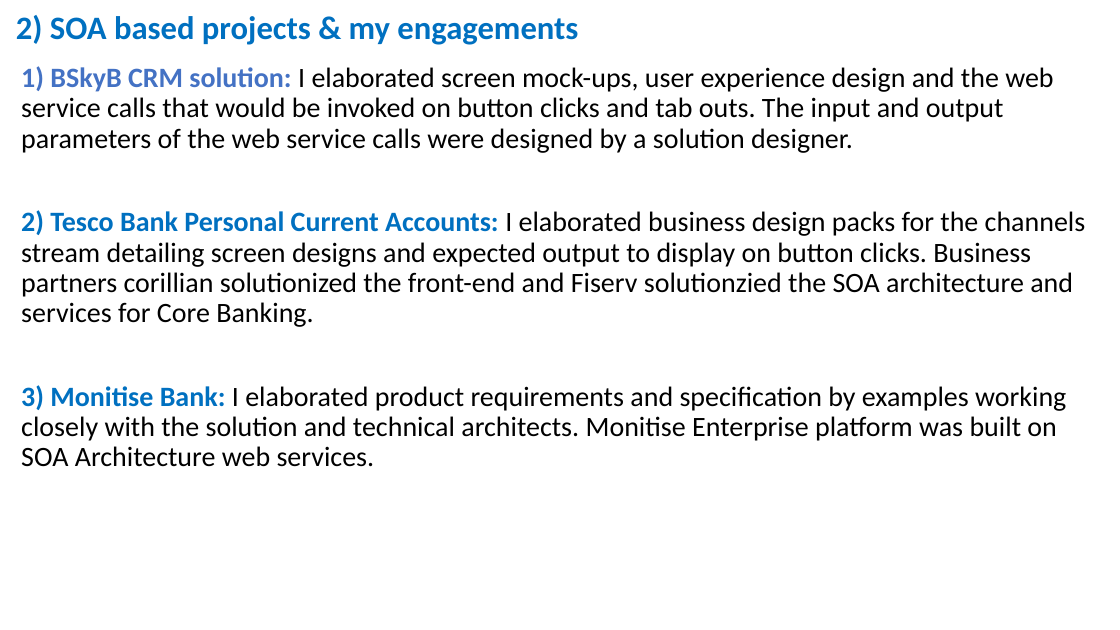
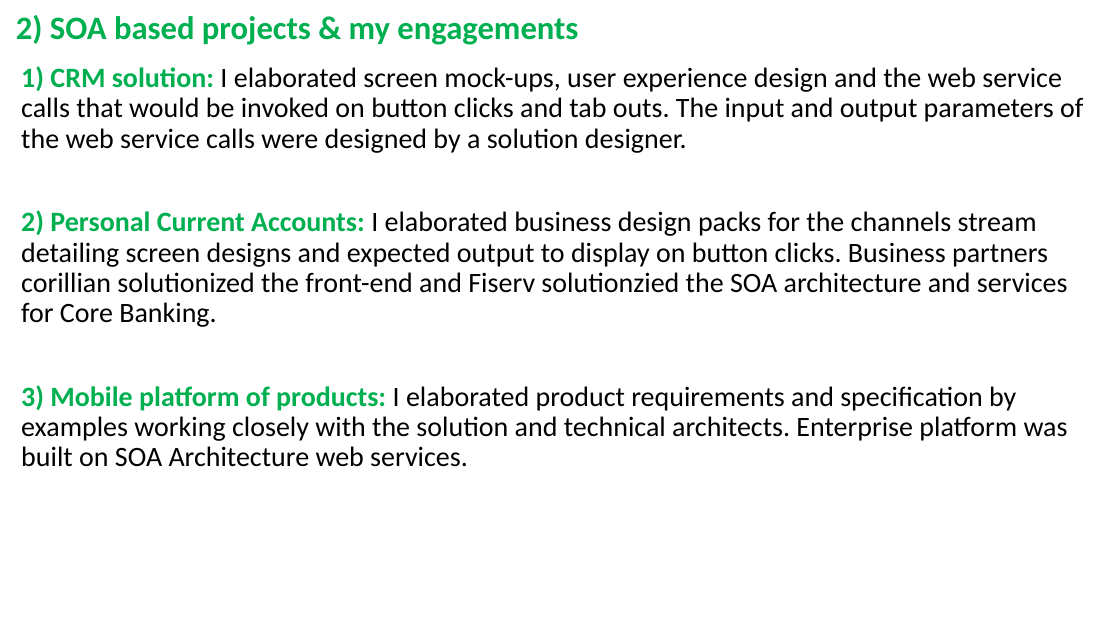
Before and after one commit to RaghavanKasthuri/User-Experience-UX-, a slide deck: slide 3 of SOA Web Service Calls From UX Screens.pptx. Drawn at 1120x630 pixels with LibreOffice and Linux fonts; fonts in the diff are those of the drawing. Boxes give left, top, right and bottom in pixels: in the first picture for what was removed or moved away, otherwise in the second. Text is boxed around its words. In the diff, an @@ line names an element or a change of style, - is before the commit and + after.

```diff
--- a/SOA Web Service Calls From UX Screens.pptx
+++ b/SOA Web Service Calls From UX Screens.pptx
@@ title "2) SOA based projects & ..." at [16, 15, 578, 45]: text colour #0070C0 to #00B050 @@
@@ text at [21, 66, 1083, 467]: text changed @@
-1) BSkyB CRM solution: I elaborated screen mock-ups, user experience design and the web service calls that would be invoked on button clicks and tab outs. The input and output parameters of the web service calls were designed by a solution designer.
-2) Tesco Bank Personal Current Accounts: I elaborated business design packs for the channels stream detailing screen designs and expected output to display on button clicks. Business partners corillian solutionized the front-end and Fiserv solutionzied the SOA architecture and services for Core Banking.
-3) Monitise Bank: I elaborated product requirements and specification by examples working closely with the solution and technical architects. Monitise Enterprise platform was built on SOA Architecture web services.
+1) CRM solution: I elaborated screen mock-ups, user experience design and the web service calls that would be invoked on button clicks and tab outs. The input and output parameters of the web service calls were designed by a solution designer.
+2) Personal Current Accounts: I elaborated business design packs for the channels stream detailing screen designs and expected output to display on button clicks. Business partners corillian solutionized the front-end and Fiserv solutionzied the SOA architecture and services for Core Banking.
+3) Mobile platform of products: I elaborated product requirements and specification by examples working closely with the solution and technical architects. Enterprise platform was built on SOA Architecture web services.
```
Also in this commit, not shown: 7 other slides changed, 1 other file.
